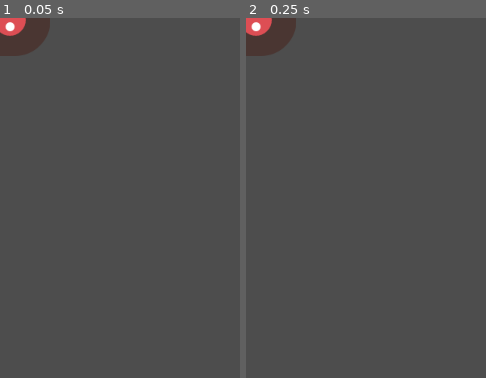
Above: before the commit, frames 1-2 (left to right).
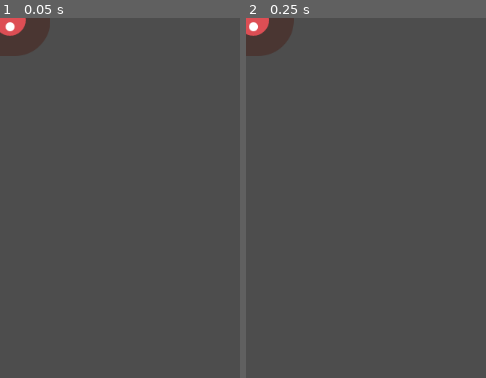
Above: after the commit, the same moments.

Repository: ken-is-engineer/godot-test
Game: Godot game, scene res://mob.tscn
Same seed, same stepped clock (60 frames per second), same inputs: the game is played once before the commit and once after it. The project has no main scene, so this scene is started directly.
Inputs:
- Up to frame 1 (0.05 s): no input
- Up to frame 2 (0.25 s): no input
The pictures show only the part of the screen within x 0-50%, y 0-50%; the shares and areas given below are measured in that part.

Frame 1 is identical in both runs. In frame 2, 0.2% of the frame differs, in the area x 0-21%, y 0-10%.

Commit message:
add mob behavior

Diff:
--- /dev/null
+++ b/mob.gd
@@ -0,0 +1,16 @@
+extends RigidBody2D
+
+
+# Called when the node enters the scene tree for the first time.
+func _ready():
+	var mob_types = $AnimatedSprite2D.sprite_frames.get_animation_names()
+	$AnimatedSprite2D.play(mob_types[randi() % mob_types.size()])
+
+
+# Called every frame. 'delta' is the elapsed time since the previous frame.
+func _process(delta: float) -> void:
+	pass
+
+
+func _on_visible_on_screen_notifier_2d_screen_exited():
+	queue_free()
--- a/mob.tscn
+++ b/mob.tscn
@@ -1,5 +1,6 @@
-[gd_scene load_steps=9 format=3 uid="uid://dtc1v0ggh5evw"]
+[gd_scene load_steps=10 format=3 uid="uid://dtc1v0ggh5evw"]
 
+[ext_resource type="Script" path="res://mob.gd" id="1_pkfg0"]
 [ext_resource type="Texture2D" uid="uid://by24o1yf7yfmc" path="res://art/enemyFlyingAlt_1.png" id="1_qyvqv"]
 [ext_resource type="Texture2D" uid="uid://bi8rn2yd6y3mq" path="res://art/enemyFlyingAlt_2.png" id="2_ys5cs"]
 [ext_resource type="Texture2D" uid="uid://dj2l4i5egmewb" path="res://art/enemySwimming_1.png" id="3_6sjq6"]
@@ -51,6 +52,7 @@
 position = Vector2(1, 2)
 collision_mask = 0
 gravity_scale = 0.0
+script = ExtResource("1_pkfg0")
 metadata/_edit_group_ = true
 
 [node name="AnimatedSprite2D" type="AnimatedSprite2D" parent="."]
@@ -64,3 +66,5 @@
 shape = SubResource("CapsuleShape2D_yutoy")
 
 [node name="VisibleOnScreenNotifier2D" type="VisibleOnScreenNotifier2D" parent="."]
+
+[connection signal="screen_exited" from="VisibleOnScreenNotifier2D" to="." method="_on_visible_on_screen_notifier_2d_screen_exited"]
